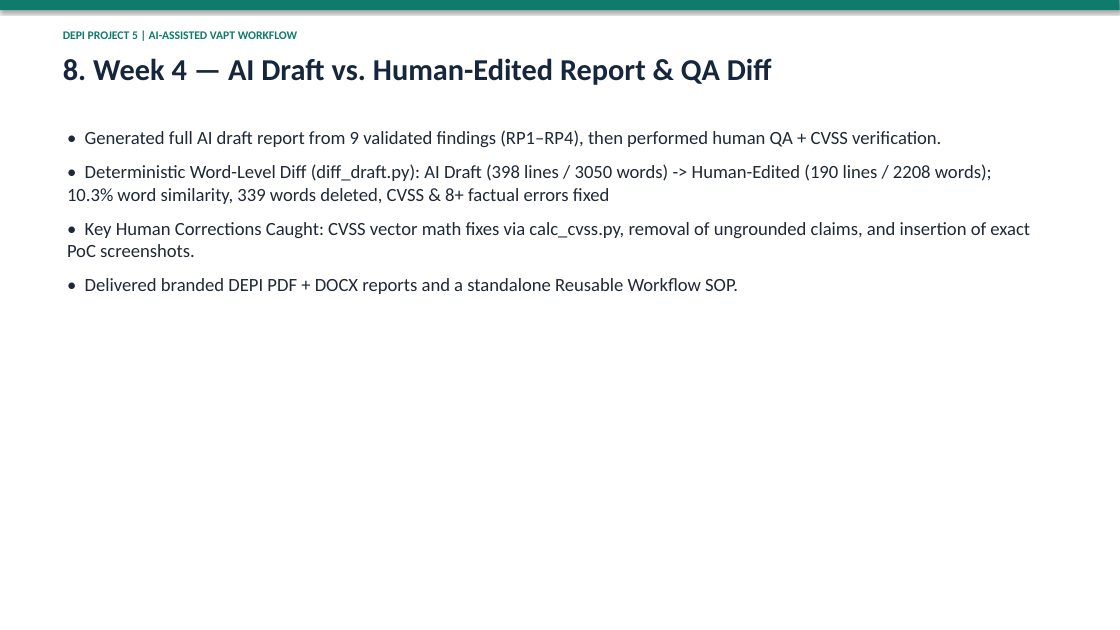
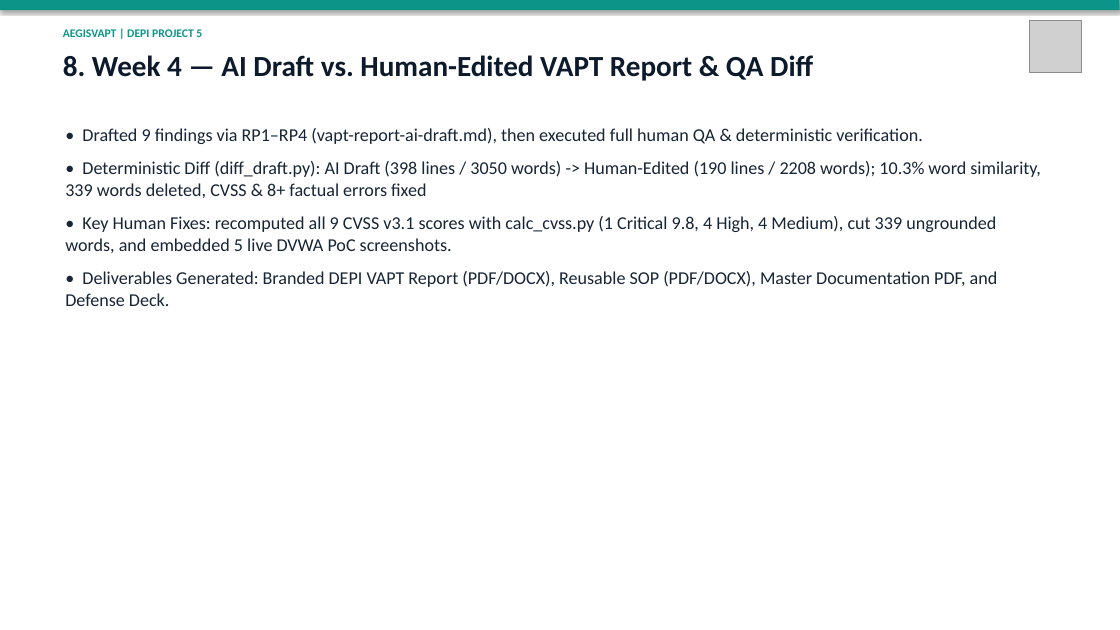
Before and after one commit to 7adadd/AI-Assisted-VAPT-Automation-Reporting-Workflow, a slide deck: slide 9 of deliverables/DEPI-Project5-Presentation.pptx. Drawn at 1120x630 pixels with LibreOffice and Linux fonts; fonts in the diff are those of the drawing; grey boxes stand for pictures. Boxes give left, top, right and bottom in pixels: in the first picture for what was removed or moved away, otherwise in the second. Text is boxed around its words. In the diff, an @@ line names an element or a change of style, - is before the commit and + after.

Commit message:
Polish AegisVAPT UI & logo, fix API/dashboard/graph/PoC bugs, add 15-slide deck & Arabic defense guide

```diff
--- a/deliverables/DEPI-Project5-Presentation.pptx
+++ b/deliverables/DEPI-Project5-Presentation.pptx
@@ rectangle at (0, 0, 1120, 10): fill #0F7B6C to #0D9488 @@
@@ text at (63, 29, 202, 37): text changed; text colour #0F7B6C to #0D9488 @@
-DEPI PROJECT 5 | AI-ASSISTED VAPT WORKFLOW
+AEGISVAPT | DEPI PROJECT 5
@@ picture added at (1029, 20, 1081, 72) @@
@@ text at (63, 55, 813, 81): text changed; size 26 to 25 pt; text colour #16273D to #0C1A2C @@
-8. Week 4 — AI Draft vs. Human-Edited Report & QA Diff
+8. Week 4 — AI Draft vs. Human-Edited VAPT Report & QA Diff
@@ text at (65, 128, 1040, 306): text changed; size 16 to 15.5 pt; text colour #1F2937 to #172536 @@
-• Generated full AI draft report from 9 validated findings (RP1–RP4), then performed human QA + CVSS verification.
-• Deterministic Word-Level Diff (diff_draft.py): AI Draft (398 lines / 3050 words) -> Human-Edited (190 lines / 2208 words); 10.3% word similarity, 339 words deleted, CVSS & 8+ factual errors fixed
-• Key Human Corrections Caught: CVSS vector math fixes via calc_cvss.py, removal of ungrounded claims, and insertion of exact PoC screenshots.
-• Delivered branded DEPI PDF + DOCX reports and a standalone Reusable Workflow SOP.
+• Drafted 9 findings via RP1–RP4 (vapt-report-ai-draft.md), then executed full human QA & deterministic verification.
+• Deterministic Diff (diff_draft.py): AI Draft (398 lines / 3050 words) -> Human-Edited (190 lines / 2208 words); 10.3% word similarity, 339 words deleted, CVSS & 8+ factual errors fixed
+• Key Human Fixes: recomputed all 9 CVSS v3.1 scores with calc_cvss.py (1 Critical 9.8, 4 High, 4 Medium), cut 339 ungrounded words, and embedded 5 live DVWA PoC screenshots.
+• Deliverables Generated: Branded DEPI VAPT Report (PDF/DOCX), Reusable SOP (PDF/DOCX), Master Documentation PDF, and Defense Deck.
```
Also in this commit, not shown: 9 other slides changed, 5 slides added, 2 slides removed, 22 other files.
